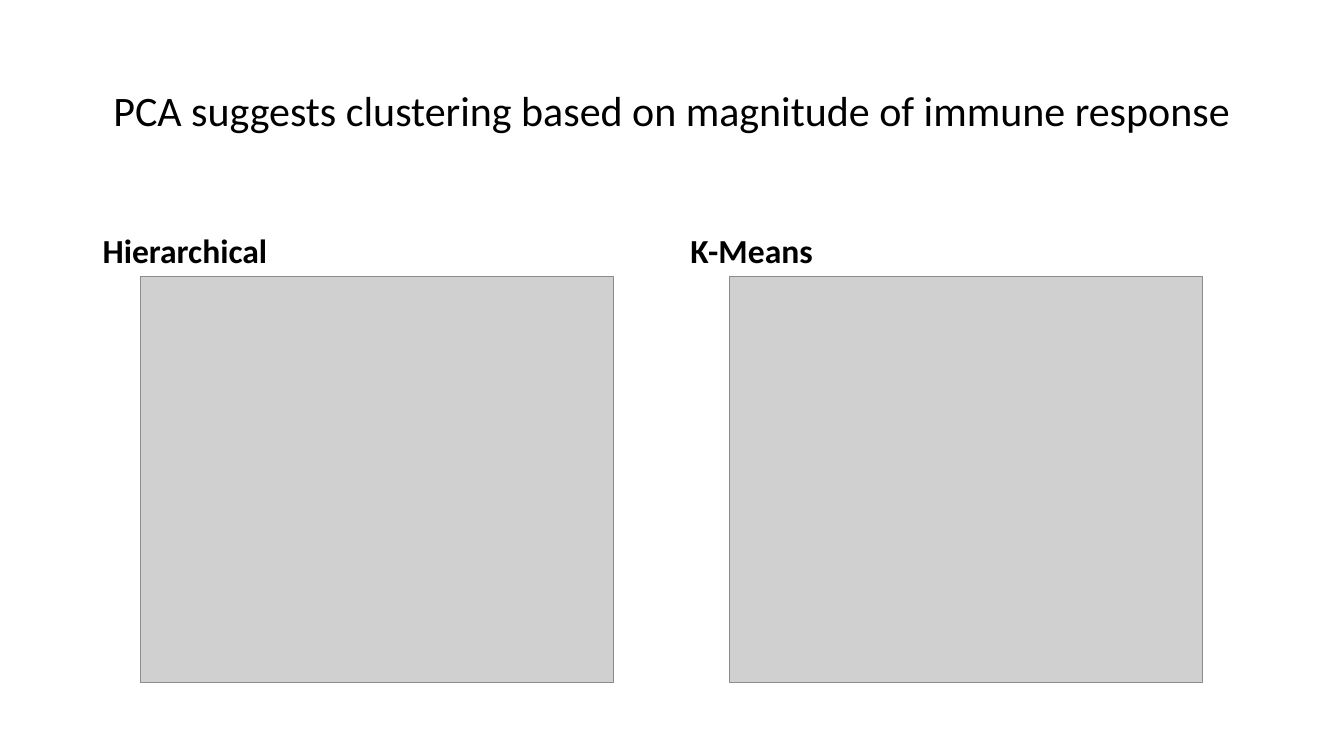
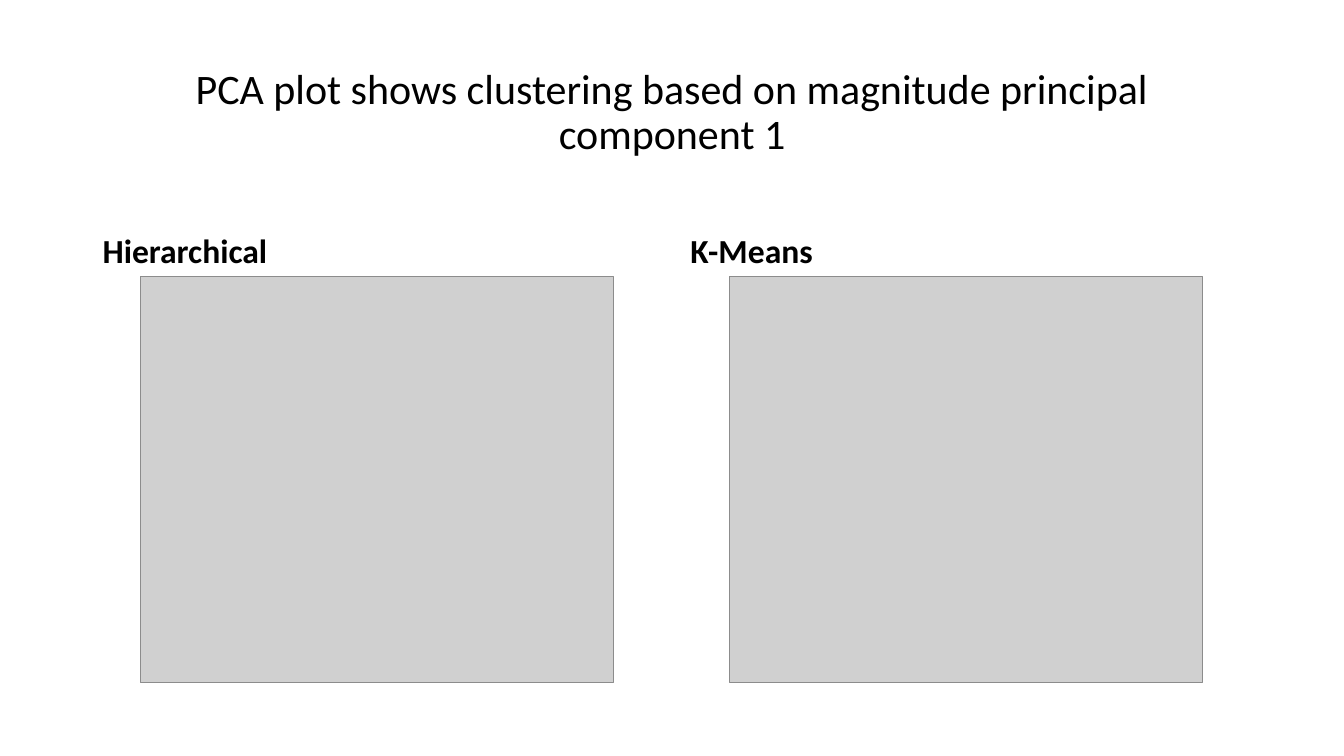
Before and after one commit to tliu-2/PROPPR, a slide deck: slide 9 of Presentation.pptx. Drawn at 1344x756 pixels with LibreOffice and Linux fonts; fonts in the diff are those of the drawing; grey boxes stand for pictures. Boxes give left, top, right and bottom in pixels: in the first picture for what was removed or moved away, otherwise in the second. Text is boxed around its words. In the diff, an @@ line names an element or a change of style, - is before the commit and + after.

```diff
--- a/Presentation.pptx
+++ b/Presentation.pptx
@@ title at [196,75,1147,156]: text changed @@
-PCA suggests clustering based on magnitude of immune response
+PCA plot shows clustering based on magnitude principal component 1
```
Also in this commit, not shown: 5 other slides changed, 2 slides added, 1 slide removed, 24 other files.
